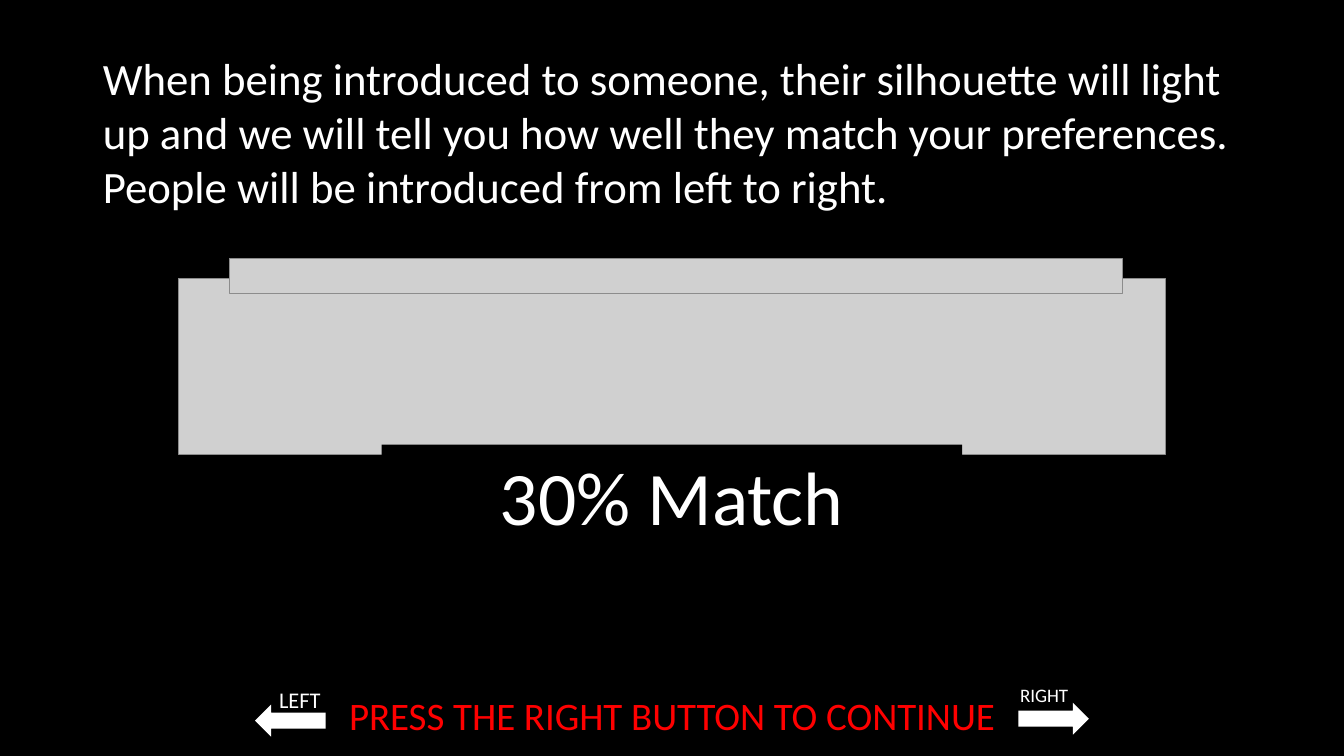
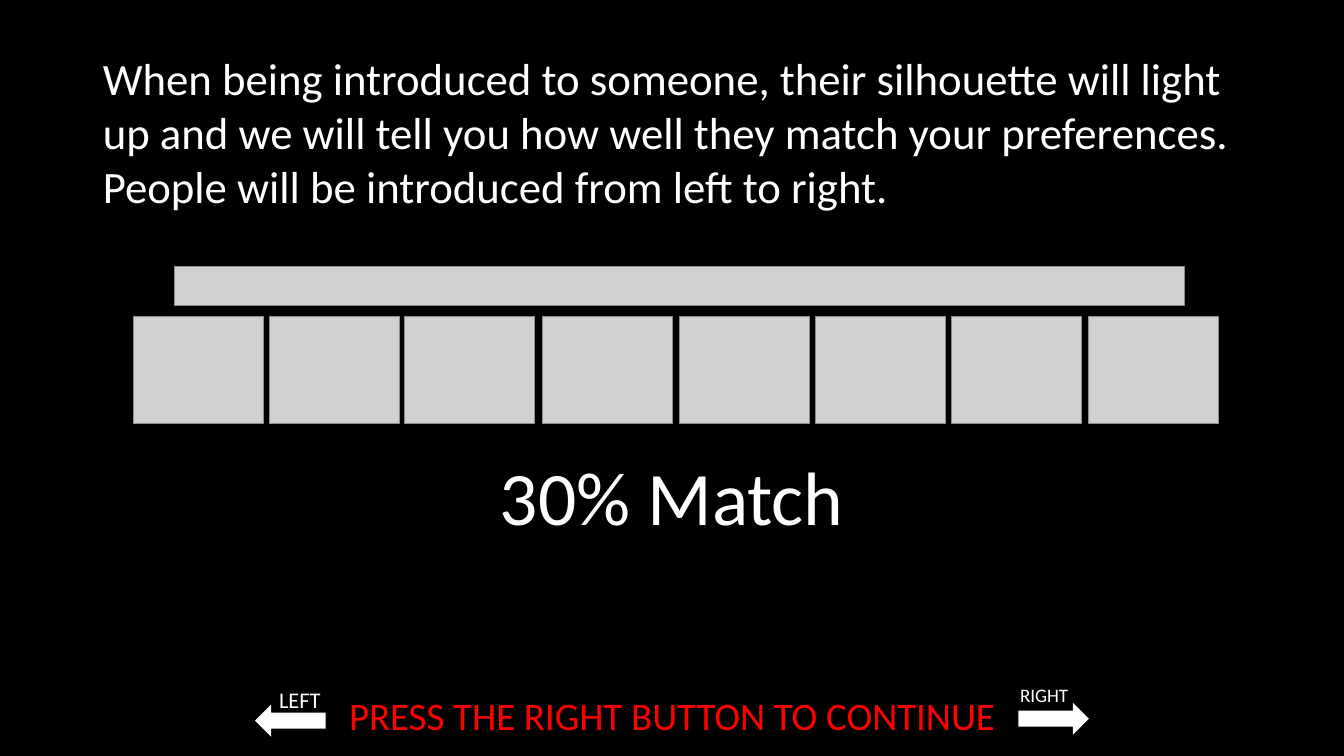
Before and after one commit to laureate-institute-for-brain-research/StimToolOnline, a slide deck: slide 8 of public/js/tasks/blind_dating/media/Blind_dating_game_instructions.pptx. Drawn at 1344x756 pixels with LibreOffice and Linux fonts; fonts in the diff are those of the drawing; grey boxes stand for pictures. Boxes give left, top, right and bottom in pixels: in the first picture for what was removed or moved away, otherwise in the second. Text is boxed around its words. In the diff, an @@ line names an element or a change of style, - is before the commit and + after.

Commit message:
updated instructions slides to match with new images

```diff
--- a/public/js/tasks/blind_dating/media/Blind_dating_game_instructions.pptx
+++ b/public/js/tasks/blind_dating/media/Blind_dating_game_instructions.pptx
@@ picture: place and size @@
-picture at [229, 259, 1122, 293]
+picture at [174, 266, 1185, 306]
@@ picture removed at [178, 279, 1167, 455] @@
@@ picture added at [133, 317, 263, 423] @@
@@ picture added at [269, 317, 399, 423] @@
@@ picture added at [405, 317, 535, 423] @@
@@ picture added at [542, 317, 673, 423] @@
@@ picture added at [680, 317, 810, 423] @@
@@ picture added at [816, 317, 946, 423] @@
@@ picture added at [952, 317, 1082, 423] @@
@@ picture added at [1089, 317, 1219, 423] @@
@@ rectangle removed at [93, 338, 557, 446] @@
@@ text "30% Match" rewrapped from [382, 445, 963, 546] to [500, 472, 844, 526] @@
```
Also in this commit, not shown: 8 other slides changed, 10 other files.
